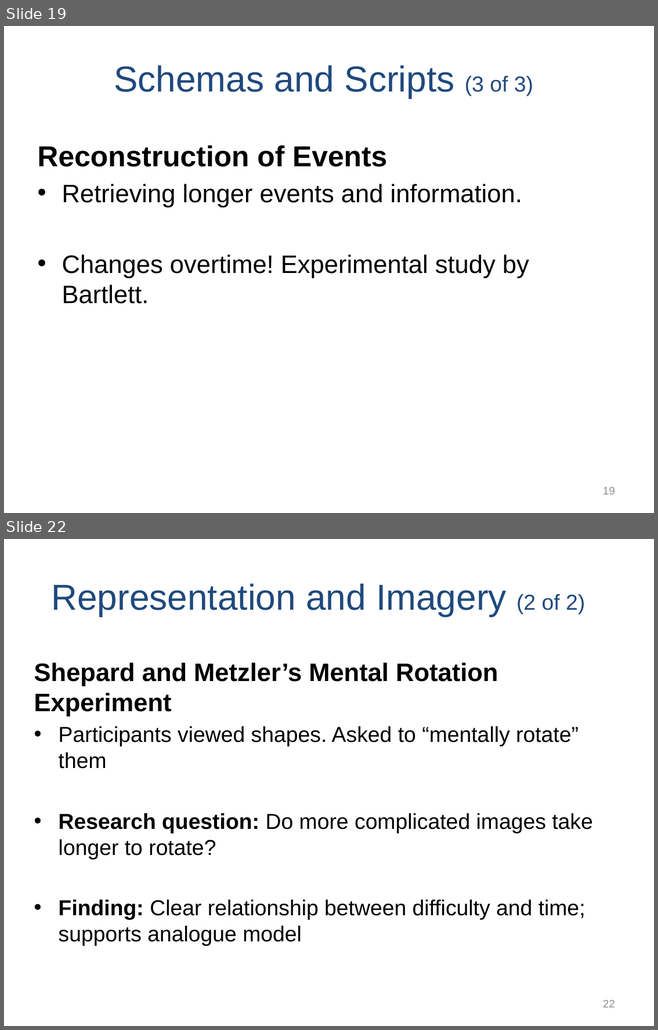
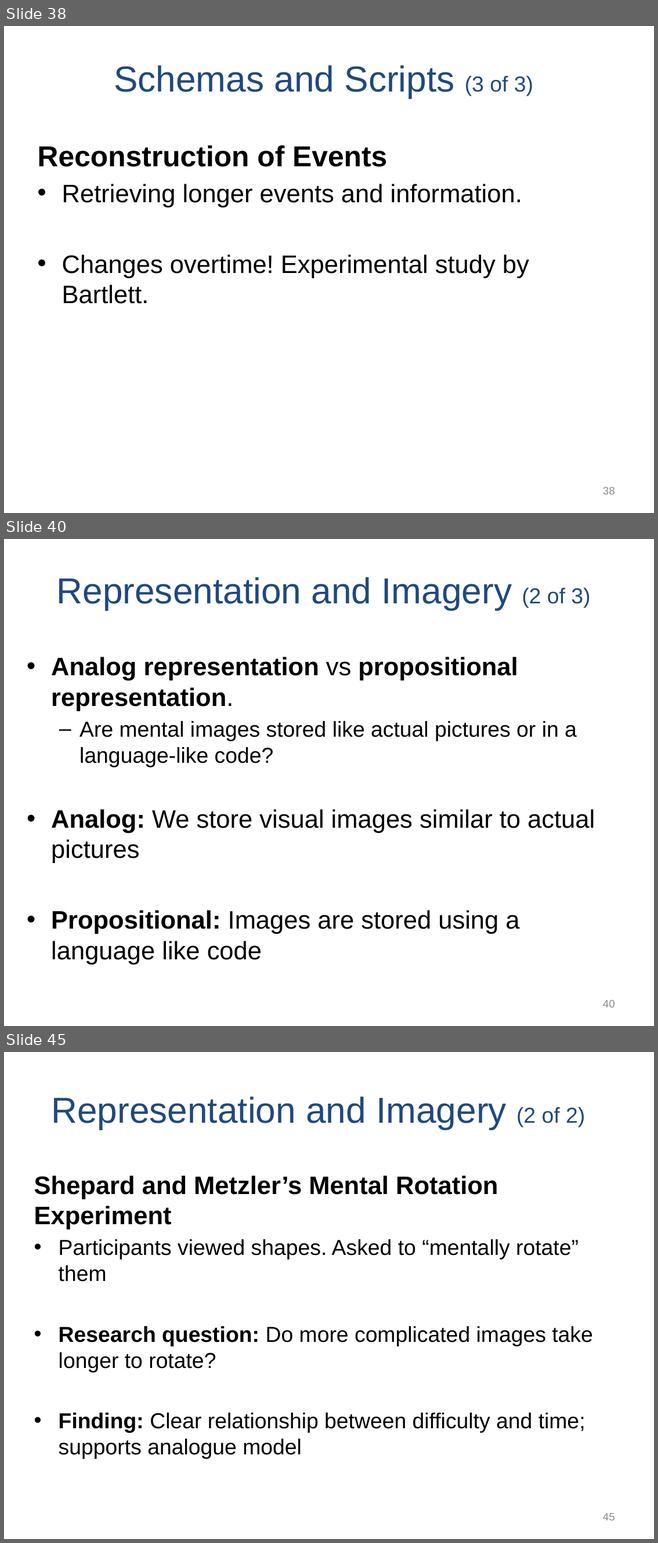
Before and after one commit to npm27/Teaching-Materials, a slide deck: Memory/Slides/Chapter 5.PPTX. Shown one above the other, each under a label of ours: slides 19 and 22 before the commit, slides 38, 40 and 45 after it; the slides between them are not shown. The pictures are 658x1030 and 658x1543 pixels, drawn with LibreOffice and Linux fonts; fonts in the diff are those of the drawing. Boxes give left, top, right and bottom in pixels: in the first picture for what was removed or moved away, otherwise in the second. Text is boxed around its words. In the diff, an @@ line names an element or a change of style, - is before the commit and + after.

```diff
--- a/Memory/Slides/Chapter 5.PPTX
+++ b/Memory/Slides/Chapter 5.PPTX
@@ slide 40 added at <box>4,539,654,1026</box>, background #FFFFFF @@
@@ title added at <box>57,577,590,610</box>, 40 pt, text #1F497D @@
+Representation and Imagery (2 of 3)
@@ text added at <box>51,657,594,965</box>, 28 pt, text #000000 @@
+• Analog representation vs propositional representation.
+  – Are mental images stored like actual pictures or in a language-like code?
+• Analog: We store visual images similar to actual pictures
+• Propositional: Images are stored using a language like code
@@ page number added at <box>603,1000,615,1008</box>, 12 pt, text #8C8C8C @@
+40
@@ what was slide 19 is now slide 38 @@
@@ page number at <box>603,487,615,495</box>: text changed @@
-19
+38
@@ what was slide 22 is now slide 45 @@
@@ page number at <box>603,1513,615,1521</box>: text changed @@
-22
+45
```
Also in this commit, not shown: 8 slides changed, 23 other slides added, 1 slide removed.
